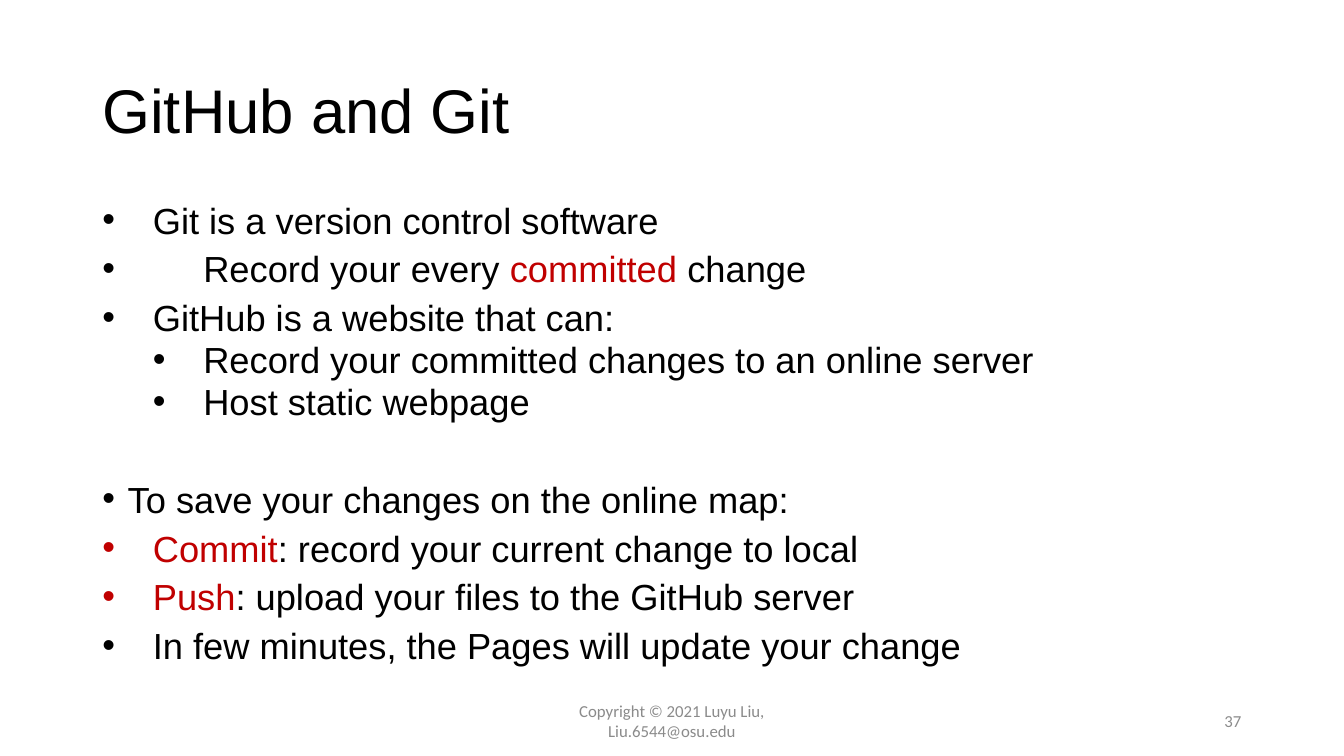
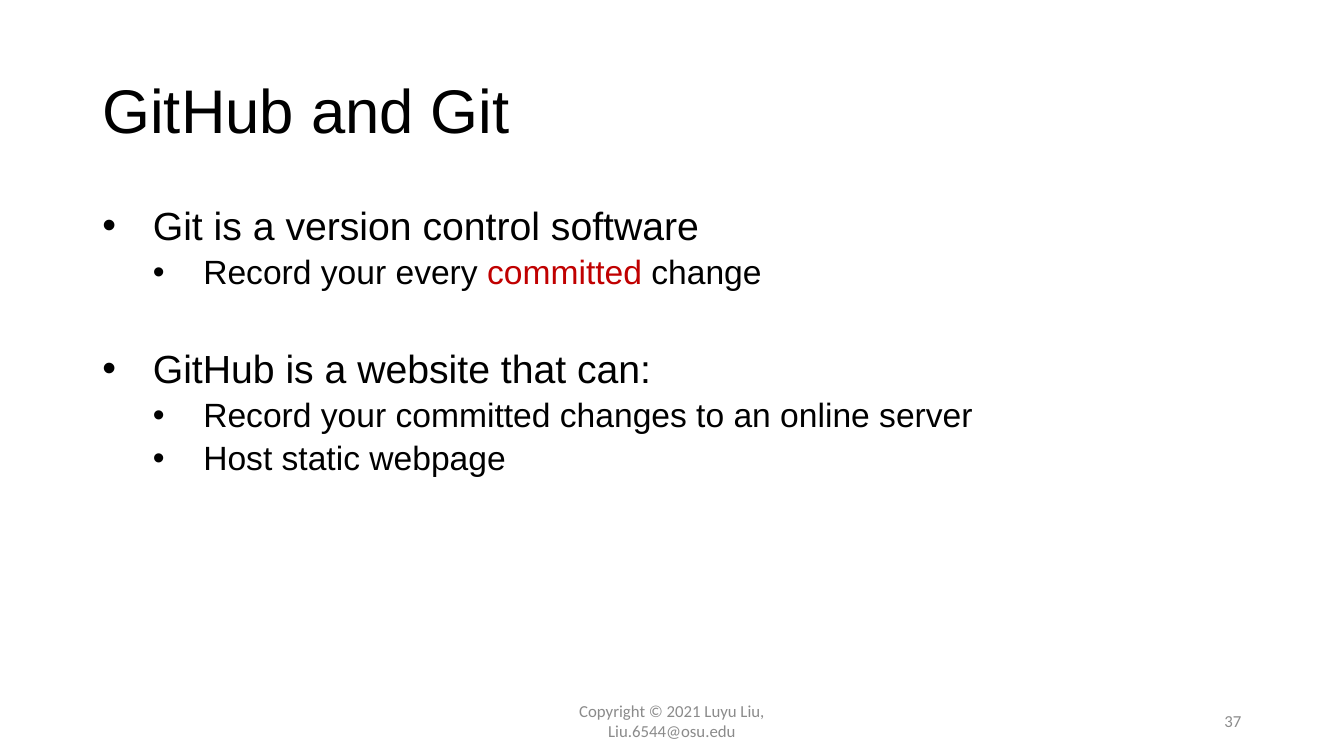
Before and after one commit to luyuliu/vizathon-geovisualization, a slide deck: slide 37 of doc/presentation_vizathon.pptx. Drawn at 1344x756 pixels with LibreOffice and Linux fonts; fonts in the diff are those of the drawing; background and template pictures are left out. Boxes give left, top, right and bottom in pixels: in the first picture for what was removed or moved away, otherwise in the second. Text is boxed around its words. In the diff, an @@ line names an element or a change of style, - is before the commit and + after.

```diff
--- a/doc/presentation_vizathon.pptx
+++ b/doc/presentation_vizathon.pptx
@@ text "Git is a version control ..." at box(153, 211, 972, 477): size 25.9 to 28 pt in "Git is a version control software", "GitHub is a website that can:"; size 25.9 to 24 pt in "Record your every committed change", "Record your committed changes to an online ...", "Host static webpage"; line spacing 0.8 to 0.9; list level 1 to 2 in "Record your every committed change" @@
@@ text at box(128, 486, 961, 666): paragraphs removed @@
-• To save your changes on the online map:
-• Commit: record your current change to local
-• Push: upload your files to the GitHub server
-• In few minutes, the Pages will update your change
```
Also in this commit, not shown: 4 other slides changed, 1 slide added, 1 other file.
